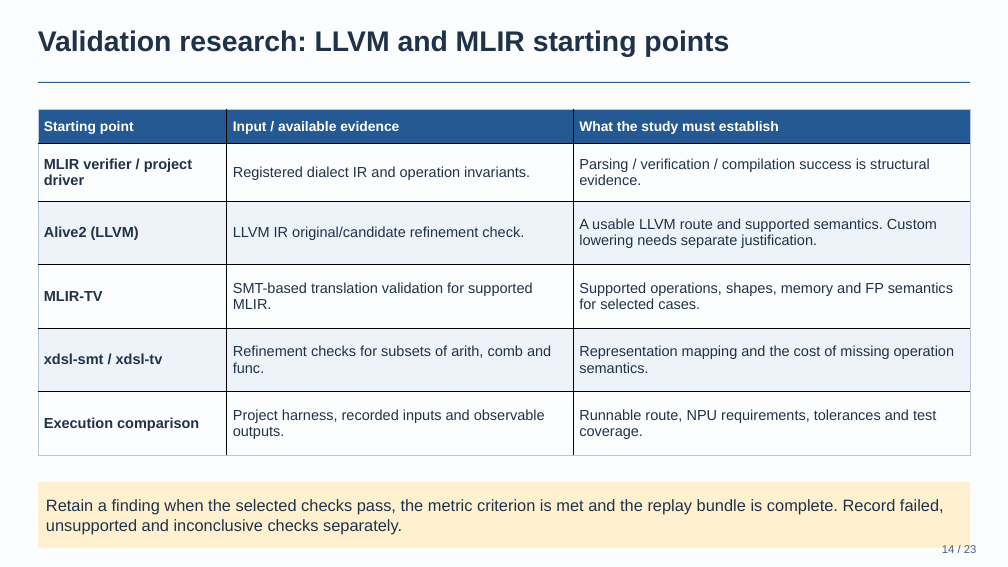
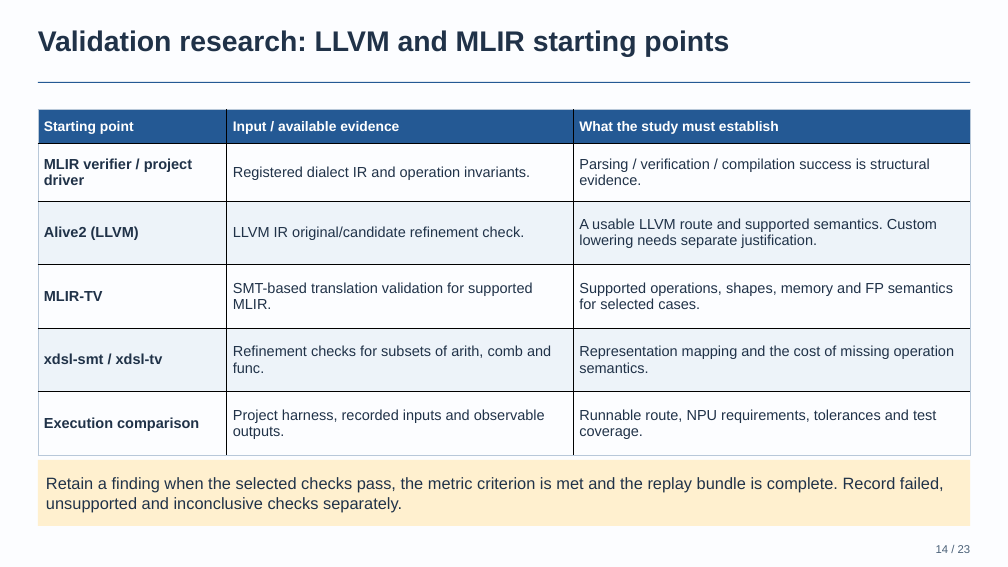
Before and after one commit to BonZirka/ascend-npu-optimization-research, a slide deck: slide 14 of output/ascend-optimization-pitch/ascend-optimization-technical.pptx. Drawn at 1008x567 pixels with LibreOffice and Linux fonts; fonts in the diff are those of the drawing. Boxes give left, top, right and bottom in pixels: in the first picture for what was removed or moved away, otherwise in the second. Text is boxed around its words. In the diff, an @@ line names an element or a change of style, - is before the commit and + after.

Commit message:
Align technical slides to a shared content grid
Apply consistent title and footer coordinates, establish a shared content boundary, and keep slide numbering in a separate footer zone.

```diff
--- a/output/ascend-optimization-pitch/ascend-optimization-technical.pptx
+++ b/output/ascend-optimization-pitch/ascend-optimization-technical.pptx
@@ rectangle "Retain a finding when the ...": place and size @@
-rectangle "Retain a finding when the ..." at [37,482,970,548]
+rectangle "Retain a finding when the ..." at [37,460,970,525]
@@ text "14 / 23" rewrapped from [942,544,977,556] to [936,545,971,553] @@
```
Also in this commit, not shown: 22 other slides changed, 9 other files.
